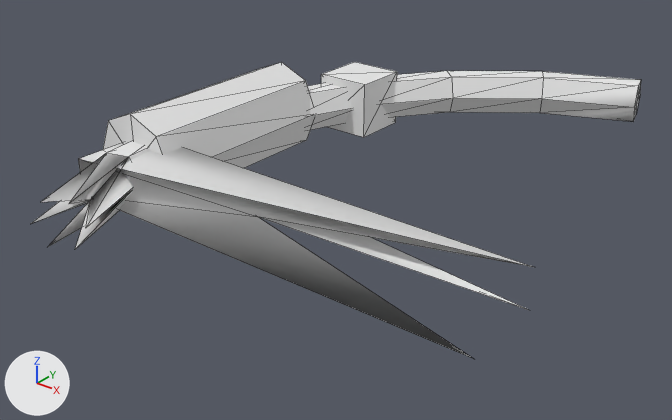
The OBJ model assets/meshes/hull_sarn_battlecruiser_frag_1.obj: old version first, new version second.
Both versions are drawn from a camera (50 mm lens) standing at (0.569, 0.025, 1.048) and looking at (-0.583, 1.465, 0.155). Every picture has the same lights, and +X, +Y and +Z are marked at lower left. The older version comes first. Mesh edges are drawn as thin lines. Where no turn or scale is listed for an object, it has been applied to the vertices.

In view in the first picture: 'hull_sarn_battlecruiser_frag_1'.
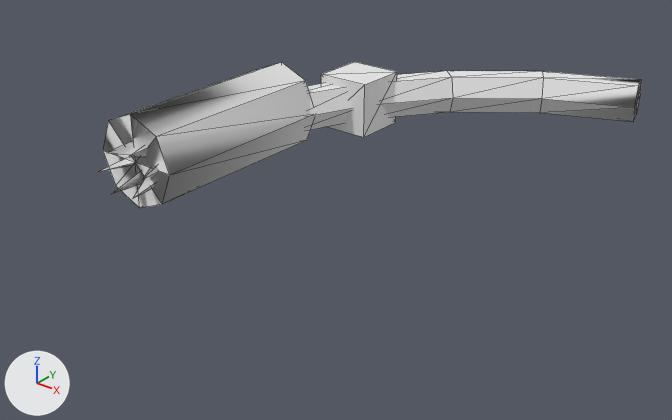
The newer file is also rescaled (x1.021), turned or shifted as a whole; pictures and numbers use the older file's frame.

The change, as JSON lines over the scene's bpy script:
```json
{"block": "me_hull_sarn_battlecruiser_frag_1", "where": "# used by ob_hull_sarn_battlecruiser_frag_1; location = (0.0, 0.0, 0.0)"}
{"block": "me_hull_sarn_battlecruiser_frag_1", "where": "# verts and faces of me_hull_sarn_battlecruiser_frag_1; kept vertices keep their numbers, new ones are numbered from 102"}
{"block": "me_hull_sarn_battlecruiser_frag_1", "where": "# before: 0 (-0.251, 2.303, 0.269) at pixel (640, 94), 3 (-0.244, 2.277, 0.316) at pixel (641, 79), 7 (-0.223, 2.198, 0.269) at pixel (634, 107), 9 (-0.23, 2.225, 0.222) at pixel (633, 121), 11 (-0.244, 2.277, 0.222) at pixel (636, 114)"}
{"block": "me_hull_sarn_battlecruiser_frag_1", "where": "# before: 99 (-0.237, 2.251, 0.269) at pixel (637, 100)"}
{"op": "remove", "block": "me_hull_sarn_battlecruiser_frag_1", "code": "me_hull_sarn_battlecruiser_frag_1.from_pydata(...)  # 102 vertices, 184 faces; spans x -1.026..0.0, y 0.879..2.303, z 0.16..0.378"}
{"op": "add", "block": "me_hull_sarn_battlecruiser_frag_1", "code": "me_hull_sarn_battlecruiser_frag_1.from_pydata(...)  # 88 vertices, 160 faces; spans x -1.026..-0.223, y 1.113..2.303, z 0.16..0.378"}
{"block": "me_hull_sarn_battlecruiser_frag_1", "change": "me_hull_sarn_battlecruiser_frag_1 part 1: the loose piece of 8 vertices spanning x -0.944..0.0, y 1.073..1.249, z 0.228..0.31 is deleted"}
{"block": "me_hull_sarn_battlecruiser_frag_1", "change": "me_hull_sarn_battlecruiser_frag_1 part 2"}
{"op": "add", "block": "me_hull_sarn_battlecruiser_frag_1", "code": "delete_faces([(7, 9, 99), (9, 11, 99), (0, 99, 11), (0, 3, 99)])"}
{"op": "add", "block": "me_hull_sarn_battlecruiser_frag_1", "code": "faces += [(7, 99, 9), (9, 99, 11), (0, 11, 99), (0, 99, 3)]  # mat_interior (white #e7e7e7)"}
{"block": "me_hull_sarn_battlecruiser_frag_1", "change": "me_hull_sarn_battlecruiser_frag_1 part 3"}
{"block": "me_hull_sarn_battlecruiser_frag_1", "change": "7 vertices are removed from x -0.841..-0.747, y 0.879..1.017, z 0.222..0.316"}
{"block": "me_hull_sarn_battlecruiser_frag_1", "change": "29 faces are deleted"}
{"block": "me_hull_sarn_battlecruiser_frag_1", "change": "1 vertex is added at (-0.902, 1.246, 0.269)"}
{"block": "me_hull_sarn_battlecruiser_frag_1", "change": "17 new faces join them, mat_interior (white #e7e7e7)"}
{"block": "me_hull_sarn_battlecruiser_frag_1", "change": "other edits to the shape of me_hull_sarn_battlecruiser_frag_1 do not show in these pictures"}
```

Pixel boxes (x1, y1, x2, y2) of what changed, in the pictures (672 x 420 px; the box of a moved part takes in the faces that stretch with it):
```json
{"object": "hull_sarn_battlecruiser_frag_1", "change": "reshaped", "before": [31, 62, 641, 359], "after": [101, 62, 641, 208], "on screen": "11% narrower, 51% shorter"}
{"part": 1, "of": "me_hull_sarn_battlecruiser_frag_1", "change": "deleted", "before": [78, 142, 532, 359]}
{"part": 2, "of": "me_hull_sarn_battlecruiser_frag_1", "change": "moved or reshaped", "before": [633, 83, 641, 121], "after": [633, 83, 641, 121]}
{"part": 3, "of": "me_hull_sarn_battlecruiser_frag_1", "change": "cut back", "before": [31, 141, 150, 249], "after": [101, 141, 156, 198]}
```
